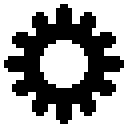
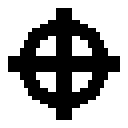
Layers edited between the first and the second 128 x 128 image:
hid "gear" over left=4, top=4, right=124, bottom=124
added layer "crosshairs" above "not" over left=12, top=12, right=116, bottom=116
